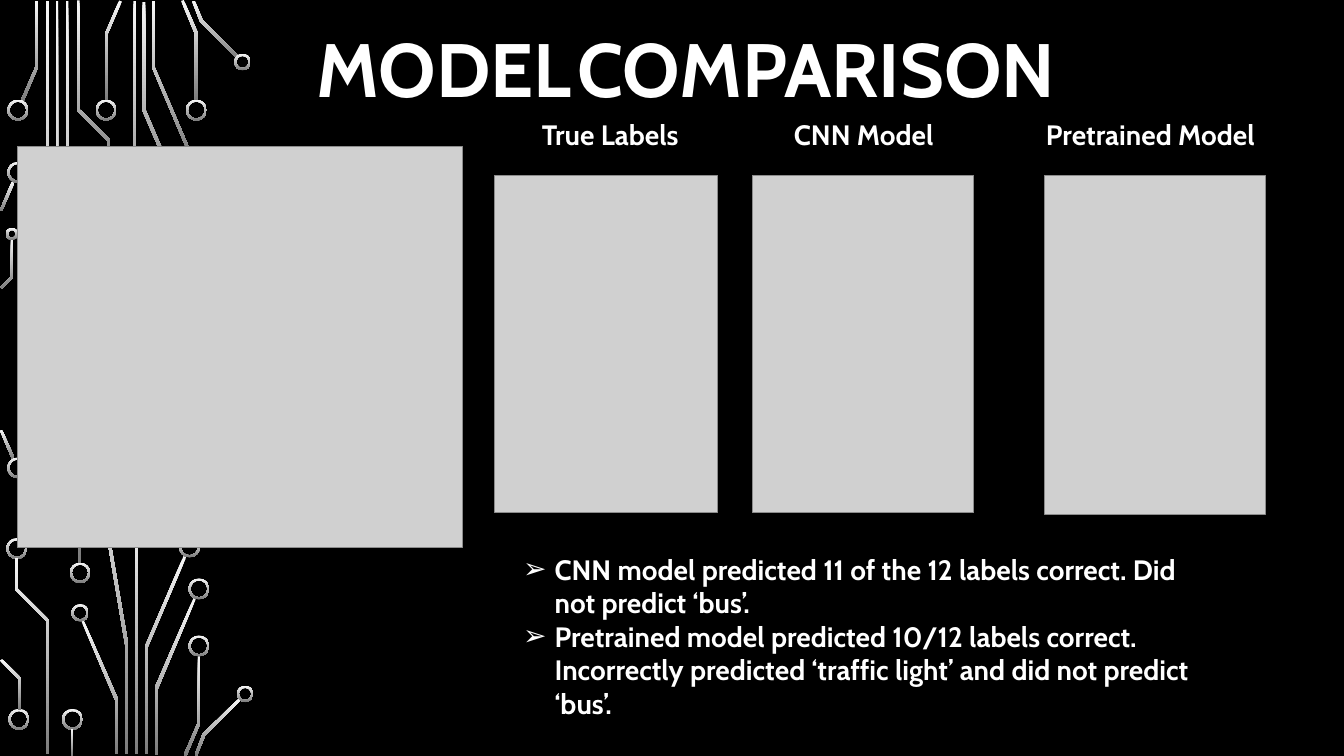
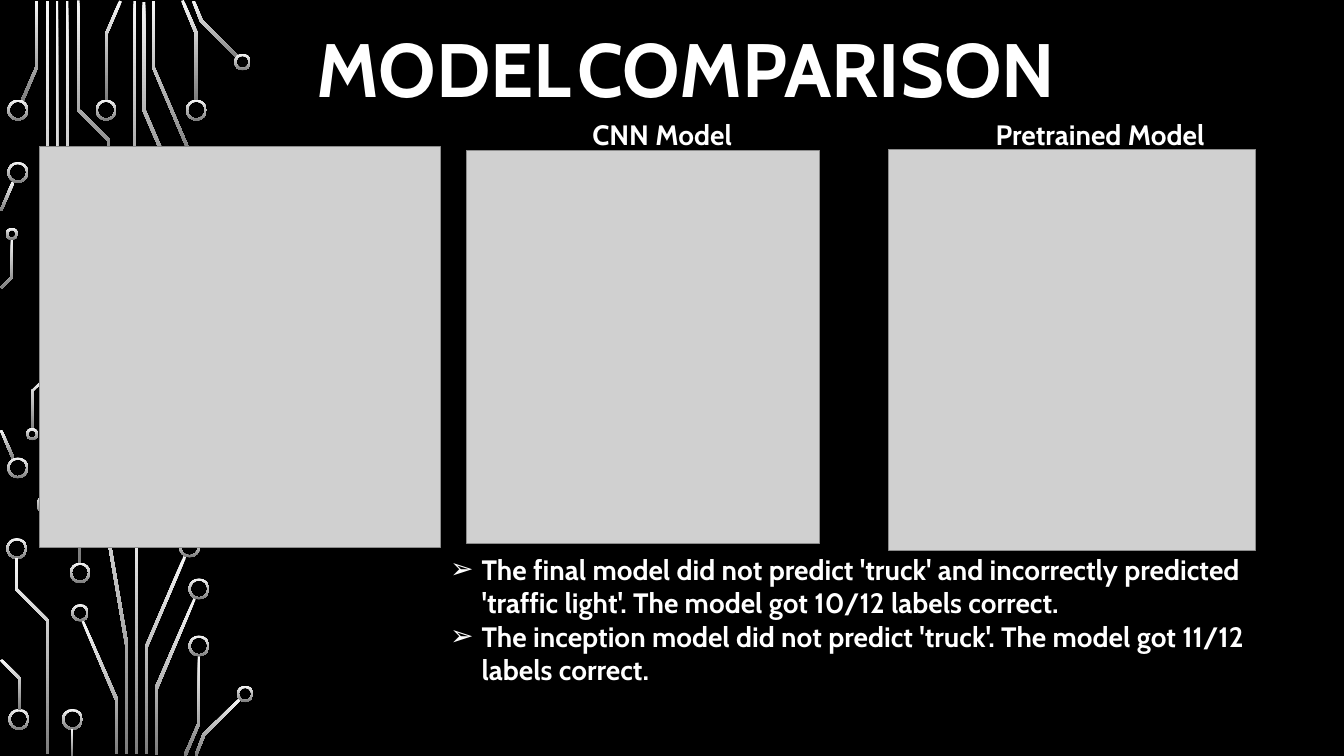
Before and after one commit to hpatel530/Image-Classification-for-Autonomous-Vehicles-, a slide deck: slide 9 of Capstone.pptx. Drawn at 1344x756 pixels with LibreOffice and Linux fonts; fonts in the diff are those of the drawing; grey boxes stand for pictures; background and template pictures are left out. Boxes give left, top, right and bottom in pixels: in the first picture for what was removed or moved away, otherwise in the second. Text is boxed around its words. In the diff, an @@ line names an element or a change of style, - is before the commit and + after.

```diff
--- a/Capstone.pptx
+++ b/Capstone.pptx
@@ picture: place and size @@
-picture at <box>17,146,463,546</box>
+picture at <box>39,146,440,546</box>
@@ text at <box>592,124,1205,152</box>: text changed @@
-True Labels CNN Model Pretrained Model
+CNN Model Pretrained Model
@@ picture: place and size @@
-picture at <box>1045,175,1265,514</box>
+picture at <box>889,149,1256,551</box>
@@ picture: place and size @@
-picture at <box>495,175,718,513</box>
+picture at <box>467,150,820,543</box>
@@ picture removed at <box>753,175,974,513</box> @@
@@ freeform shape added at <box>31,377,47,430</box>, fill gradient #F8F8F8 to #7C7C7C @@
@@ freeform shape added at <box>26,429,38,441</box>, fill gradient #F8F8F8 to #7C7C7C @@
@@ freeform shape added at <box>36,494,57,515</box>, fill gradient #F8F8F8 to #7C7C7C @@
@@ text at <box>482,559,1243,681</box>: text changed @@
-➢ CNN model predicted 11 of the 12 labels correct. Did not predict ‘bus’.
-➢ Pretrained model predicted 10/12 labels correct. Incorrectly predicted ‘traffic light’ and did not predict ‘bus’.
+➢ The final model did not predict 'truck' and incorrectly predicted 'traffic light'. The model got 10/12 labels correct.
+➢ The inception model did not predict 'truck'. The model got 11/12 labels correct.
```
Also in this commit, not shown: 7 other slides changed.
